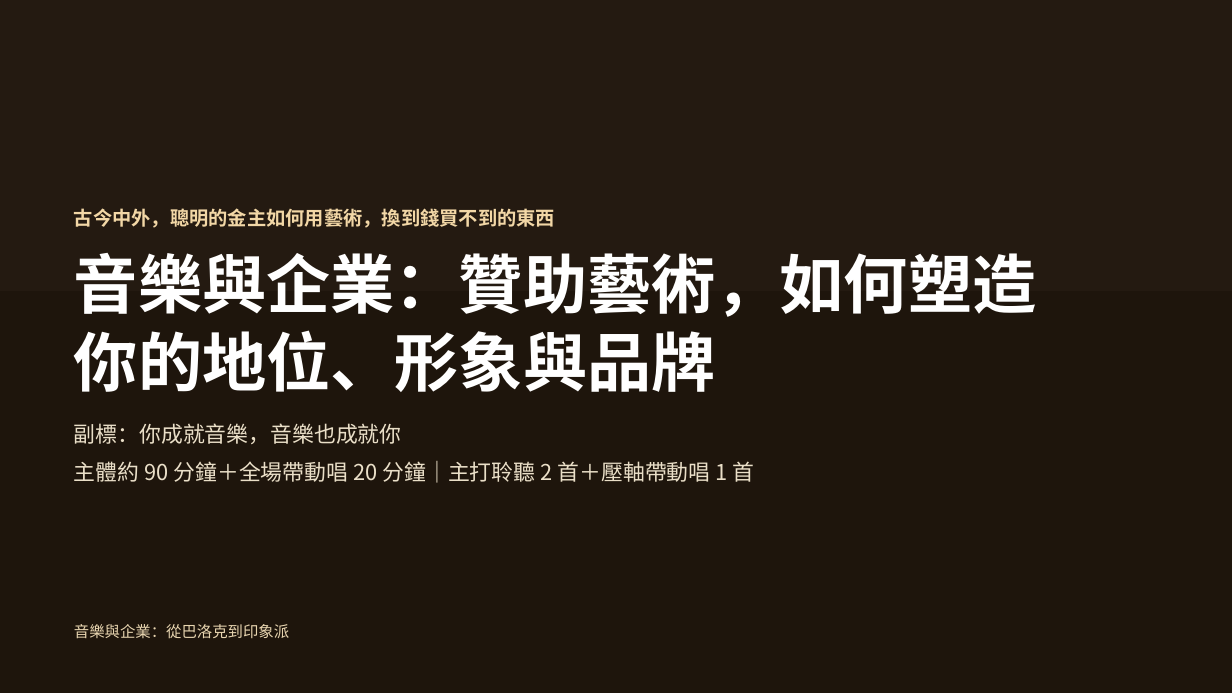
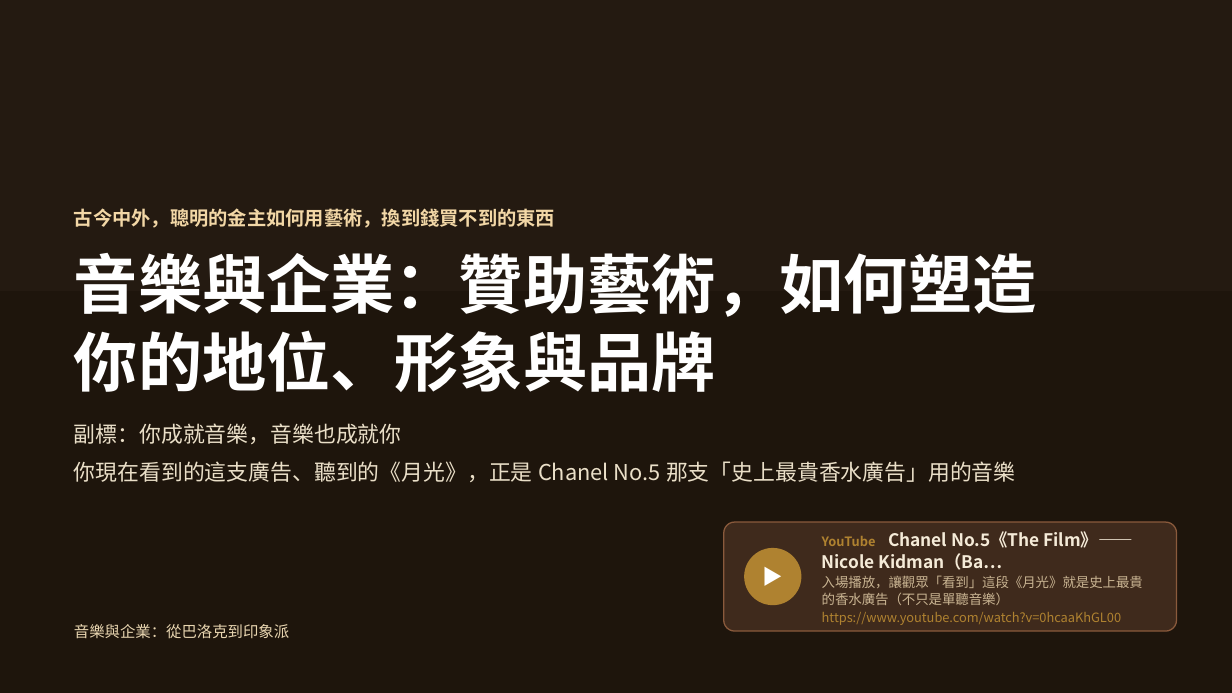
Before and after one commit to kblab2024/music-business-lecture, a slide deck: slide 1 of docs/downloads/音樂與企業-投影片.pptx. Drawn at 1232x693 pixels with LibreOffice and Linux fonts; fonts in the diff are those of the drawing; background and template pictures are left out. Boxes give left, top, right and bottom in pixels: in the first picture for what was removed or moved away, otherwise in the second. Text is boxed around its words. In the diff, an @@ line names an element or a change of style, - is before the commit and + after.

```diff
--- a/docs/downloads/音樂與企業-投影片.pptx
+++ b/docs/downloads/音樂與企業-投影片.pptx
@@ text at (74, 461, 1016, 482): text changed @@
-主體約 90 分鐘＋全場帶動唱 20 分鐘｜主打聆聽 2 首＋壓軸帶動唱 1 首
+你現在看到的這支廣告、聽到的《月光》，正是 Chanel No.5 那支「史上最貴香水廣告」用的音樂
@@ rounded rectangle added at (724, 522, 1177, 631), fill #3F2A1C, outline #8A5A3C 1 pt @@
@@ text added at (822, 531, 1143, 625), 10 pt, text #AF8230 @@
+YouTube Chanel No.5《The Film》——Nicole Kidman（Ba…
+入場播放，讓觀眾「看到」這段《月光》就是史上最貴的香水廣告（不只是單聽音樂）
+https://www.youtube.com/watch?v=0hcaaKhGL00
@@ ellipse added at (744, 548, 801, 605), fill #AF8230 @@
@@ text added at (744, 546, 801, 604), 16 pt, text #FFFFFF, bold @@
+▶
```
Also in this commit, not shown: 47 other slides changed, 2 slides added, 30 other files.
